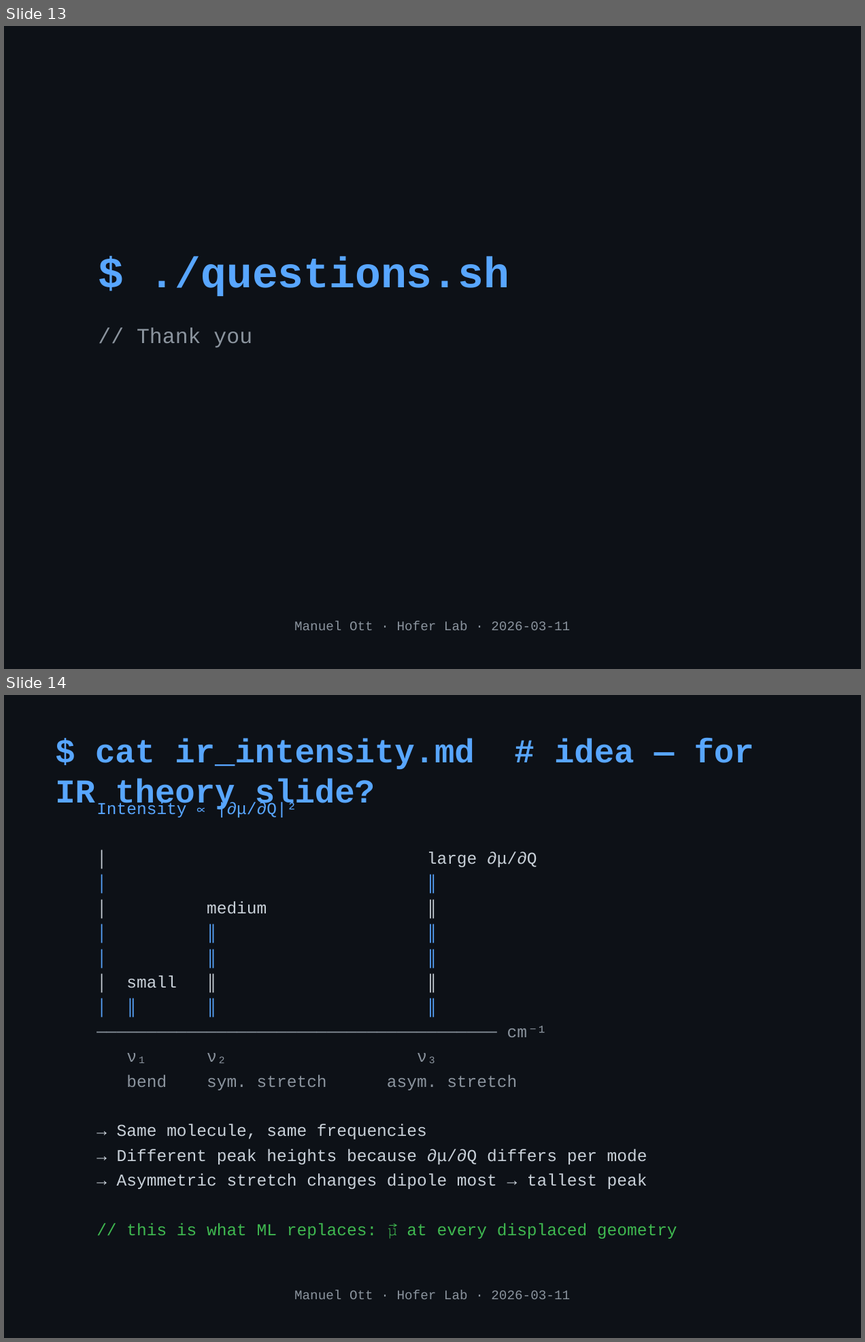
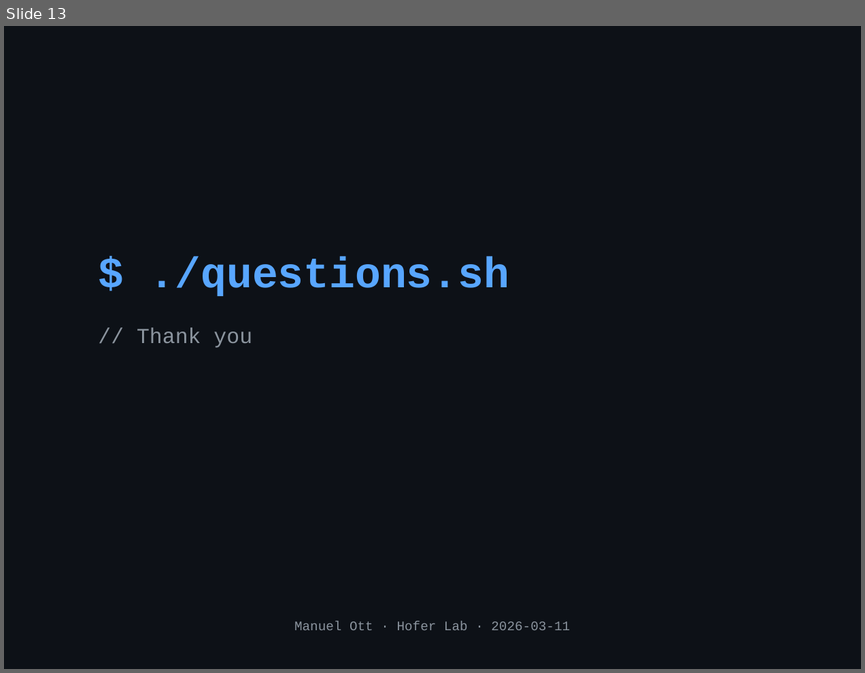
Before and after one commit to mott91/mace_gaussian_interface, a slide deck: presentation/presentation_v2.pptx. Shown one above the other, each under a label of ours: slides 13 and 14 before the commit, slide 13 after it. The pictures are 865x1342 and 865x673 pixels, drawn with LibreOffice and Linux fonts; fonts in the diff are those of the drawing. Boxes give left, top, right and bottom in pixels: in the first picture for what was removed or moved away, otherwise in the second. Text is boxed around its words. In the diff, an @@ line names an element or a change of style, - is before the commit and + after.

```diff
--- a/presentation/presentation_v2.pptx
+++ b/presentation/presentation_v2.pptx
@@ slide 14 removed at (4,695,861,1338), background #0D1117 @@
@@ text removed at (55,738,474,811) @@
-$ cat ir_intensity.md # idea — for IR theory slide?
@@ text removed at (96,802,677,1238) @@
-Intensity ∝ |∂μ/∂Q|²
-│ large ∂μ/∂Q
-│ ║
-│ medium ║
-│ ║ ║
-│ ║ ║
-│ small ║ ║
-│ ║ ║ ║
-──────────────────────────────────────── cm⁻¹
-ν₁ ν₂ ν₃
-bend sym. stretch asym. stretch
-→ Same molecule, same frequencies
-→ Different peak heights because ∂μ/∂Q differs per mode
-→ Asymmetric stretch changes dipole most → tallest peak
-// this is what ML replaces: μ⃗ at every displaced geometry
@@ text removed at (294,1289,570,1299) @@
-Manuel Ott · Hofer Lab · 2026-03-11
```
Also in this commit, not shown: 1 slide changed, 1 other file.
